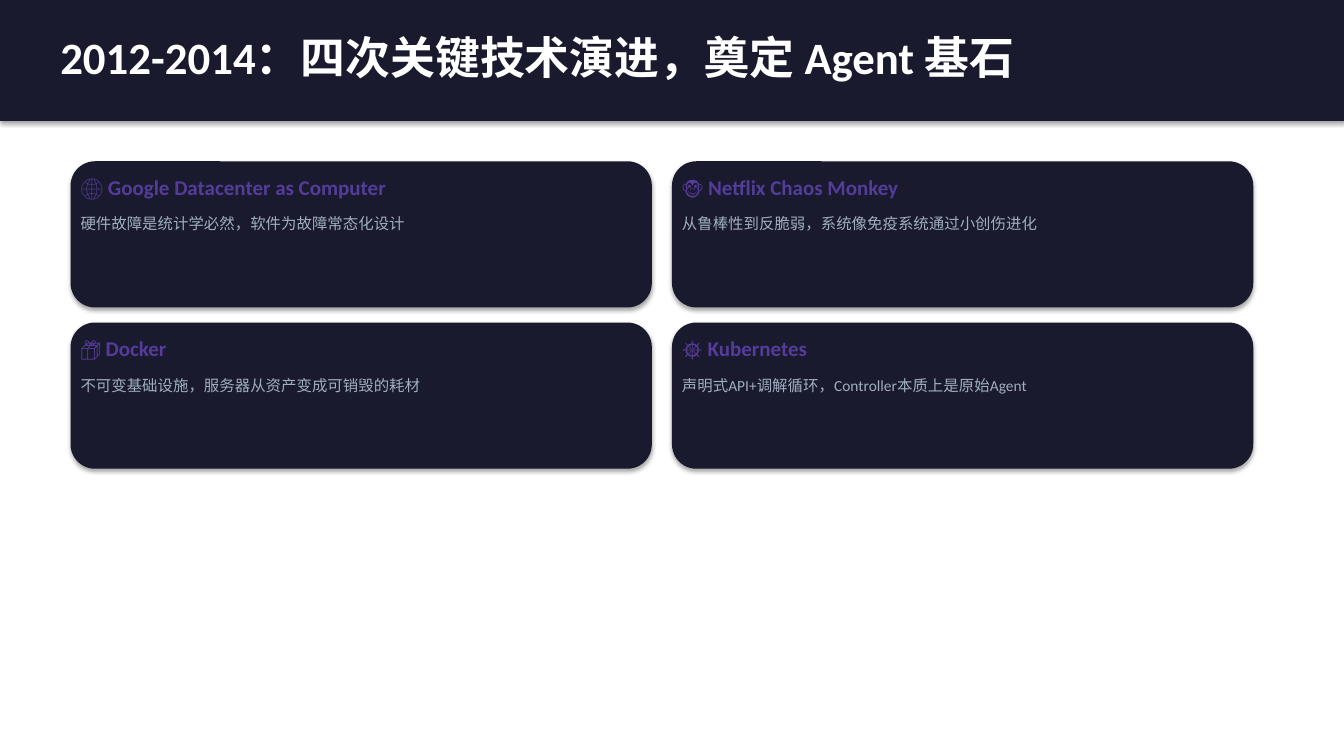
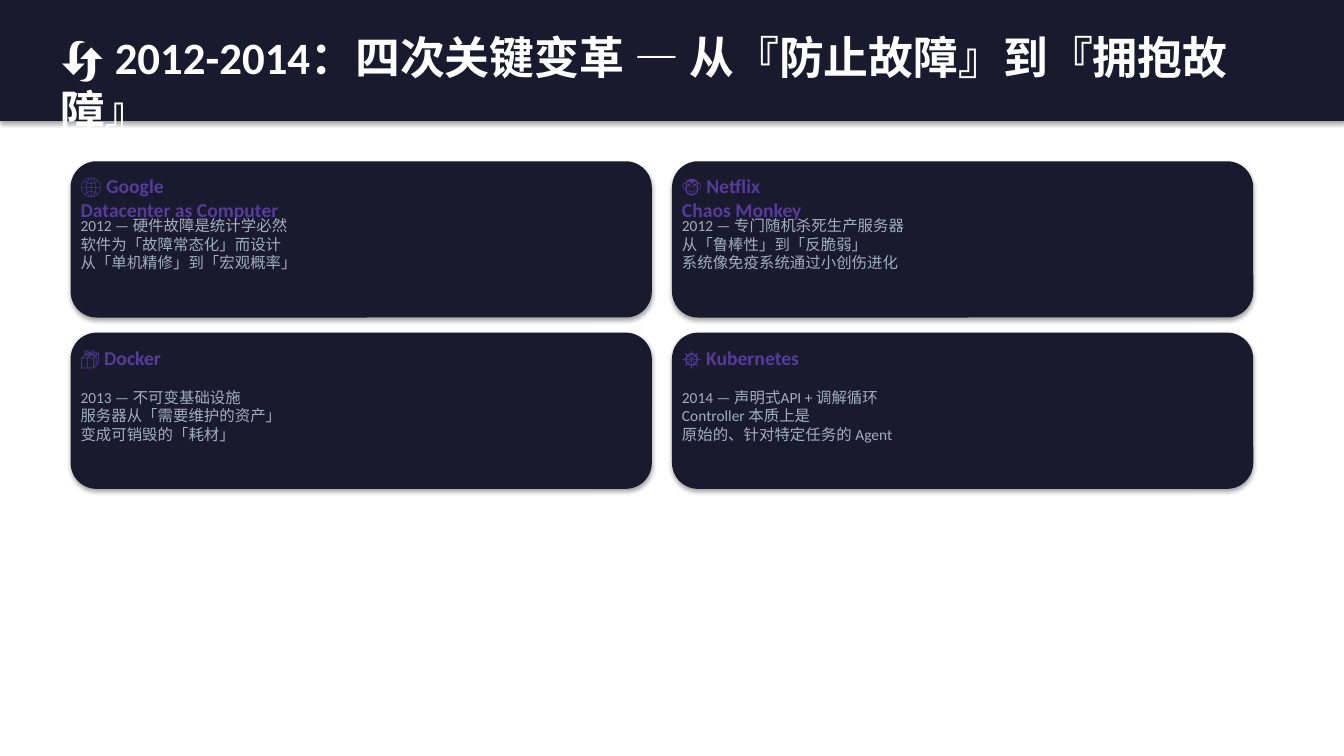
Before and after one commit to tanteng/blog, a slide deck: slide 8 of static/reports/agent-design-patterns-book-intro.pptx (slide 6 before the commit). Drawn at 1344x756 pixels with LibreOffice and Linux fonts; fonts in the diff are those of the drawing. Boxes give left, top, right and bottom in pixels: in the first picture for what was removed or moved away, otherwise in the second. Text is boxed around its words. In the diff, an @@ line names an element or a change of style, - is before the commit and + after.

Commit message:
rebuild: 扩展上篇内容，重点完善Twitter宕机→模式失效→四次变革→范式迁移，31页PPT

```diff
--- a/static/reports/agent-design-patterns-book-intro.pptx
+++ b/static/reports/agent-design-patterns-book-intro.pptx
@@ text at bbox=[60, 35, 1227, 140]: text changed @@
-2012-2014：四次关键技术演进，奠定 Agent 基石
+🔄 2012-2014：四次关键变革 — 从『防止故障』到『拥抱故障』
@@ rounded rectangle: place and size @@
-rounded rectangle at bbox=[71, 161, 651, 308]
+rounded rectangle at bbox=[71, 161, 651, 318]
@@ rounded rectangle: place and size @@
-rounded rectangle at bbox=[673, 161, 1253, 308]
+rounded rectangle at bbox=[673, 161, 1253, 318]
@@ text at bbox=[81, 216, 297, 270]: text changed @@
-硬件故障是统计学必然，软件为故障常态化设计
+2012 — 硬件故障是统计学必然
+软件为「故障常态化」而设计
+从「单机精修」到「宏观概率」
@@ text at bbox=[682, 216, 904, 269]: text changed @@
-从鲁棒性到反脆弱，系统像免疫系统通过小创伤进化
+2012 — 专门随机杀死生产服务器
+从「鲁棒性」到「反脆弱」
+系统像免疫系统通过小创伤进化
@@ text "📦 Docker": place and size @@
-text "📦 Docker" at bbox=[106, 341, 167, 356]
+text "📦 Docker" at bbox=[104, 351, 161, 365]
@@ rounded rectangle: place and size @@
-rounded rectangle at bbox=[71, 323, 651, 469]
+rounded rectangle at bbox=[71, 333, 651, 489]
@@ size 15 to 14 pt in 4 elements at bbox=[81, 179, 278, 223], bbox=[682, 179, 801, 223], bbox=[104, 351, 161, 365], bbox=[706, 351, 799, 365] @@
@@ text "☸️ Kubernetes": place and size @@
-text "☸️ Kubernetes" at bbox=[708, 341, 807, 356]
+text "☸️ Kubernetes" at bbox=[706, 351, 799, 365]
@@ rounded rectangle: place and size @@
-rounded rectangle at bbox=[673, 323, 1253, 469]
+rounded rectangle at bbox=[673, 333, 1253, 489]
@@ text at bbox=[81, 390, 282, 442]: text changed @@
-不可变基础设施，服务器从资产变成可销毁的耗材
+2013 — 不可变基础设施
+服务器从「需要维护的资产」
+变成可销毁的「耗材」
@@ text at bbox=[682, 390, 892, 443]: text changed @@
-声明式API+调解循环，Controller本质上是原始Agent
+2014 — 声明式API + 调解循环
+Controller 本质上是
+原始的、针对特定任务的 Agent
```
Also in this commit, not shown: 23 other slides changed, 7 slides added, 1 slide removed.
